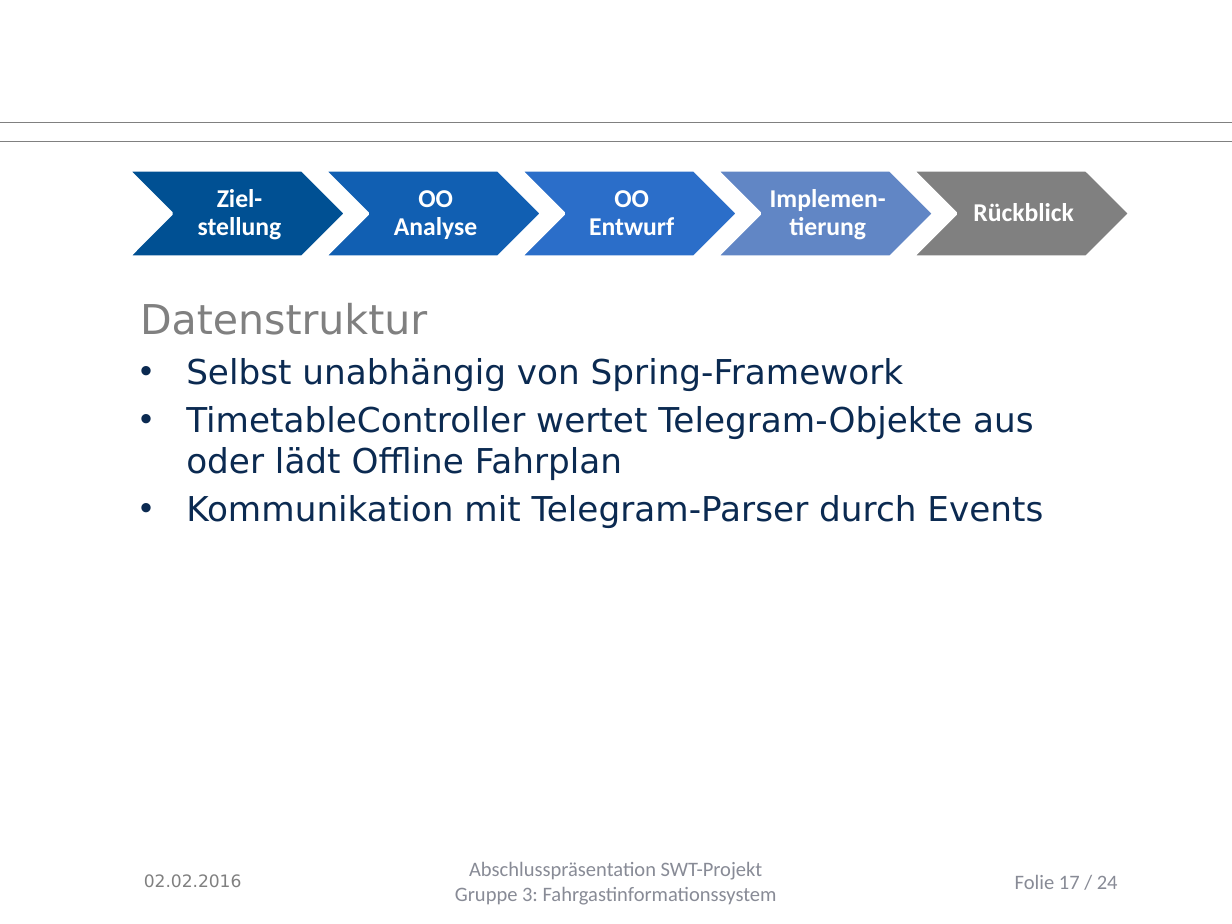
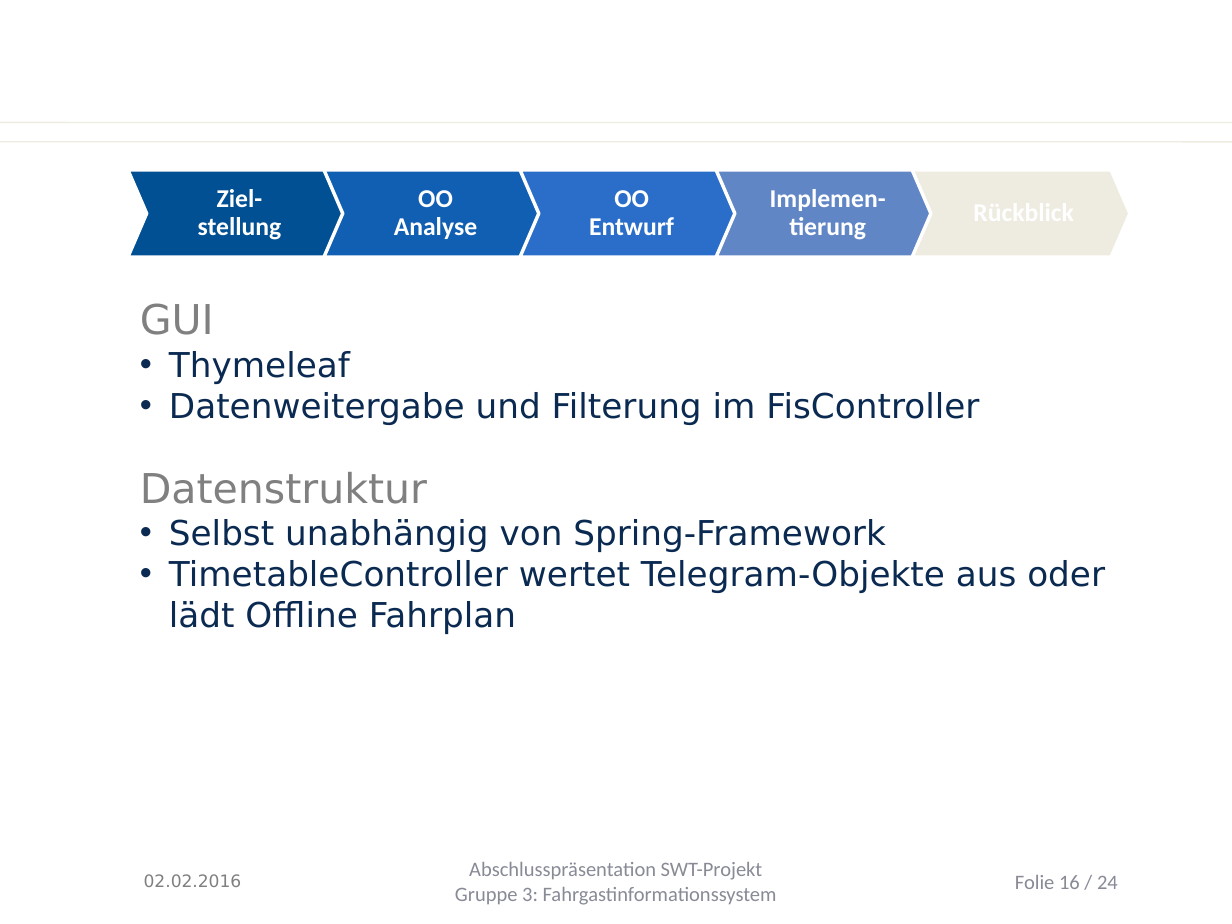
Before and after one commit to Juu98/fahrgastinformationssystem, a slide deck: slide 16 of organisation/Endpräsentation/abschlusspraesentation.pptx (slide 17 before the commit). Drawn at 1232x924 pixels with LibreOffice and Linux fonts; fonts in the diff are those of the drawing; background and template pictures are left out. Boxes give left, top, right and bottom in pixels: in the first picture for what was removed or moved away, otherwise in the second. Text is boxed around its words. In the diff, an @@ line names an element or a change of style, - is before the commit and + after.

```diff
--- a/organisation/Endpräsentation/abschlusspraesentation.pptx
+++ b/organisation/Endpräsentation/abschlusspraesentation.pptx
@@ line (0, 122) - (1232, 122): stroke #808080 0.75 pt to #EEECE1 0.74 pt @@
@@ line (0, 142) - (1232, 142): stroke #808080 0.75 pt to #EEECE1 0.74 pt @@
@@ outline #FFFFFF 2 pt to #FFFFFF 2.01 pt; proportions changed in 4 elements at (x1=128, y1=170, x2=346, y2=257), (x1=324, y1=170, x2=542, y2=257), (x1=520, y1=170, x2=738, y2=257), (x1=716, y1=170, x2=934, y2=257) @@
@@ chevron at (x1=912, y1=170, x2=1130, y2=257): fill #808080 to #EEECE1; outline #FFFFFF 2 pt to #FFFFFF 2.01 pt; proportions changed @@
@@ text at (x1=140, y1=303, x2=979, y2=425): paragraphs added @@
+GUI
+• Thymeleaf
+• Datenweitergabe und Filterung im FisController
@@ text at (x1=186, y1=495, x2=1043, y2=528): paragraph removed @@
-• Kommunikation mit Telegram-Parser durch Events
@@ text at (x1=169, y1=519, x2=1105, y2=634): indent changed; less space between paragraphs @@
@@ page number at (x1=1015, y1=875, x2=1118, y2=889): text changed @@
-Folie 17 / 24
+Folie 16 / 24
```
Also in this commit, not shown: 22 other slides changed, 1 slide removed.
